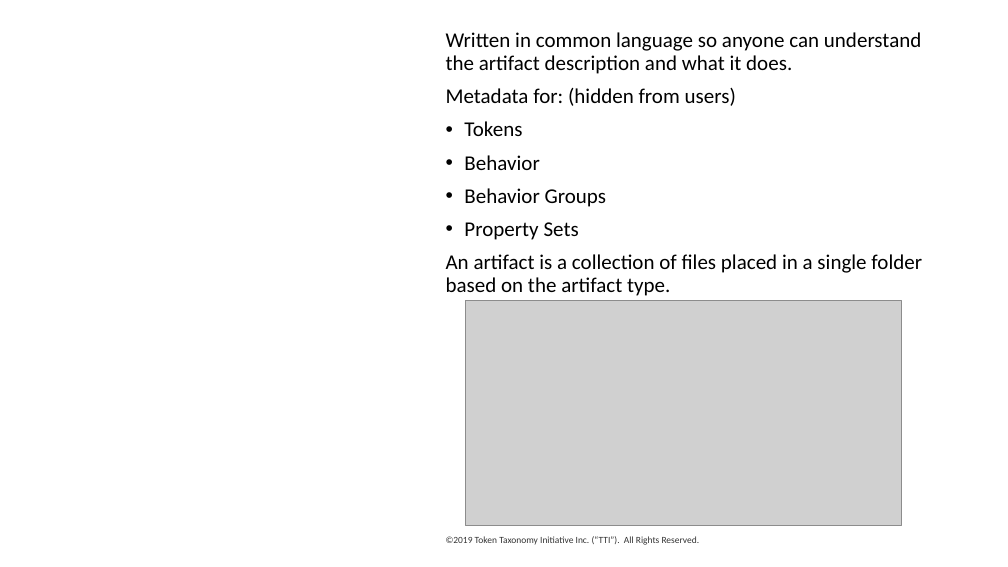
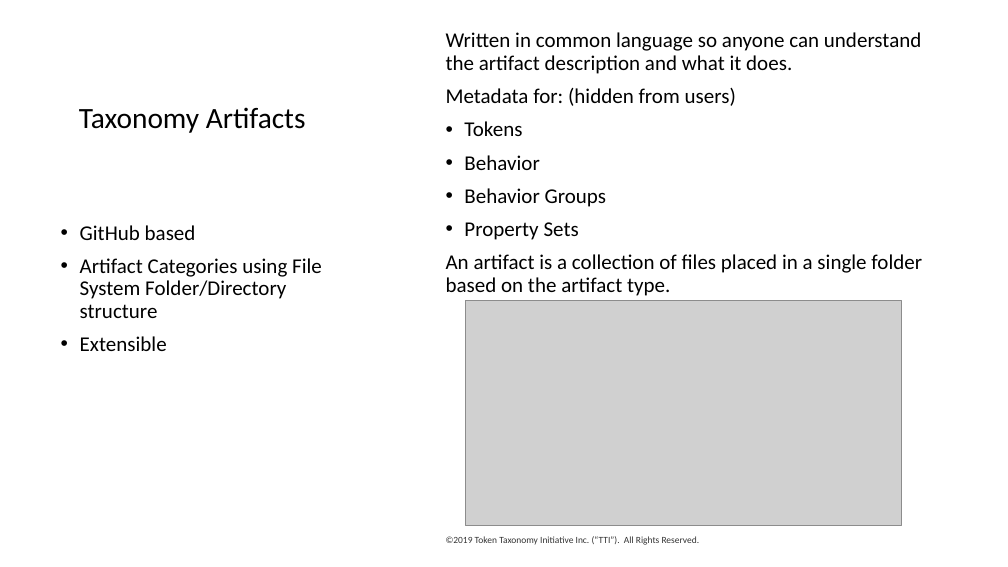
Before and after one commit to vipinsun/TokenTaxonomyFramework-pub, a slide deck: slide 7 of presentations/TTF-Presentation.pptx. Drawn at 1008x567 pixels with LibreOffice and Linux fonts; fonts in the diff are those of the drawing; grey boxes stand for pictures. Boxes give left, top, right and bottom in pixels: in the first picture for what was removed or moved away, otherwise in the second. Text is boxed around its words. In the diff, an @@ line names an element or a change of style, - is before the commit and + after.

```diff
--- a/presentations/TTF-Presentation.pptx
+++ b/presentations/TTF-Presentation.pptx
@@ title at <box>79,107,306,133</box>: text added @@
+Taxonomy Artifacts
@@ text added at <box>80,225,322,351</box>, 20 pt, text #000000 @@
+• GitHub based
+• Artifact Categories using File System Folder/Directory structure
+• Extensible
```
Also in this commit, not shown: 10 other slides changed, 17 other files.
